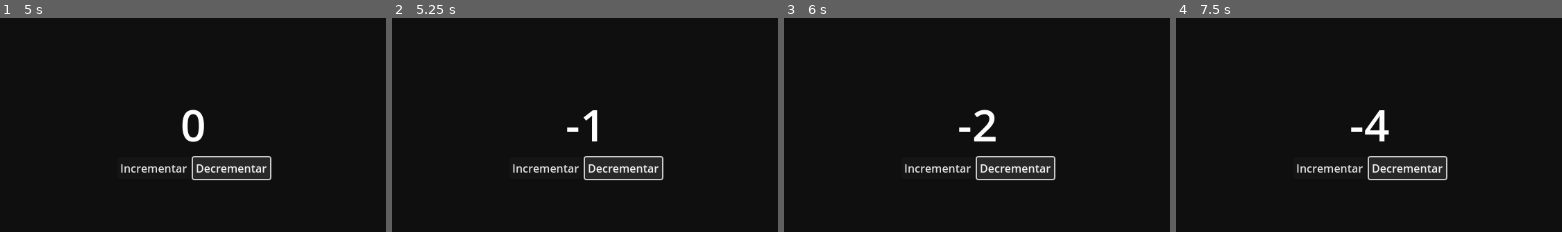
Above: before the commit, frames 1-4 (left to right).
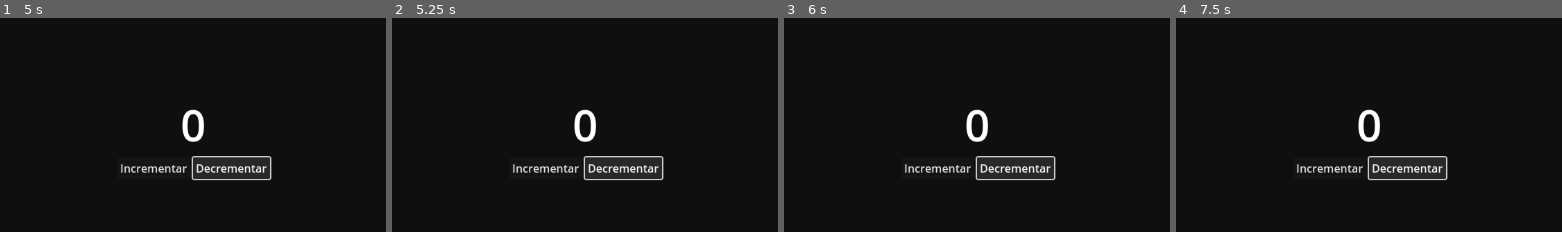
Above: after the commit, the same moments.

Repository: jcmljunior/godot-redux
Game: Godot game, scene res://features/stages/scenes/stage1.tscn
The game is run twice, just before and just after one commit, with the same random seed, the same clock (stepped at 60 frames per second) and the same inputs.
Inputs:
- Up to frame 1 (5 s): click "Incrementar" at 0.5 s; click "Decrementar" at 1.25 s; click "Incrementar" at 2 s; click "Decrementar" at 2.75 s; click "Incrementar" at 3.5 s; click "Decrementar" at 4.25 s
- Up to frame 2 (5.25 s): tap Enter at 5 s
- Up to frame 3 (6 s): tap Space at 5.75 s
- Up to frame 4 (7.5 s): tap Enter at 6.5 s; tap Space at 7.25 s
The pictures show only the part of the screen within x 25-75%, y 25-75%; the shares and areas given below are measured in that part.

Frame 1 is identical in both runs. In frame 2, 0.6% of the frame differs, in the area x 45-54%, y 42-58%; in frame 3, 0.7%; in frame 4, 0.9%, in the area x 45-56%, y 42-58%.

Commit message:
adicionado suporte a injeção de dependências e outros

Diff:
--- a/features/counter/scripts/counter_middlewares.gd
+++ b/features/counter/scripts/counter_middlewares.gd
@@ -10,3 +10,11 @@
 	print("A ação %s foi executada alterando o seu valor de estado de %s para %s." % [ CounterConstants.DECREMENT_COUNTER, current_state, next_state ])
 
 	return true
+
+var block_counter_when_value_equals_zero = func(current_state: int, next_state: int) -> bool:
+	if current_state == 0:
+		print("Uma ou mais ações foram  bloqueadas por um middleware.")
+
+		return false
+
+	return true
--- a/features/counter/scripts/counter_reducer.gd
+++ b/features/counter/scripts/counter_reducer.gd
@@ -55,6 +55,15 @@
 			],
 			"on": Store.ListenerEventMode.ON_LOAD,
 			"dispatch_mode": Store.ListenerDispatchMode.ONE_SHOT,
+		},
+
+		{
+			"method": CounterMiddlewares.block_counter_when_value_equals_zero,
+			"type": [
+				CounterConstants.DECREMENT_COUNTER,
+			],
+			"on": Store.ListenerEventMode.ON_READY,
+			"dispatch_mode": Store.ListenerDispatchMode.PERSIST,
 		}
 	]
 }
--- a/features/stages/scripts/stage1.gd
+++ b/features/stages/scripts/stage1.gd
@@ -3,7 +3,7 @@
 @onready
 var counter_label = $Counter/MarginContainer/TabContainer/Contador/VBoxContainer/CounterLabel
 
-var store = Store.defaults
+var store = Store.get_instance()
 
 
 func _ready():
--- a/features/store/scripts/store.gd
+++ b/features/store/scripts/store.gd
@@ -11,13 +11,19 @@
 }
 
 
-var defaults = func() -> Dictionary:
+var defaults = func(storage: Dictionary) -> Dictionary:
 	var state: Dictionary = {}
 	var store: Dictionary = {}
 	var response: Callable
 	var changed_state: Array = []
 
+	# Construtor.
+	# Necessário para injeção de dependencias.
+	if "state" in storage: state = storage.get("state")
+	if "store" in storage: store = storage.get("store")
+
 	return {
+		"changed_state": store,
 
 		# A função "register" define em escala global, o acesso as definições dos redutores.
 		"register": func(config: Dictionary) -> void:
@@ -74,6 +80,7 @@
 					if str(current_state) == str(next_state):
 						continue
 
+
 					match action.get("type"):
 
 						# Lida com o estado do tipo dicionário.
@@ -105,17 +112,23 @@
 							response = func(): state[key] = next_state
 
 					# ListenerOnLoadEventHandler
-					defaults.get("handle_listener_list").call(key, action, ListenerEventMode.ON_LOAD, changed_state)
+					if not get_instance({
+						"store": store,
+						"state": state,
+					}).get("handle_listener_list").call(key, action, ListenerEventMode.ON_LOAD, changed_state):
+						return
 
 					# Executa a mudança de estado.
 					response.call()
 
 					#ListenerOnReadyEventHandler
-					defaults.get("handle_listener_list").call(key, action, ListenerEventMode.ON_READY, changed_state)
+					if not get_instance({
+						"store": store,
+						"state": state,
+					}).get("handle_listener_list").call(key, action, ListenerEventMode.ON_READY, changed_state):
+						return,
 
-			pass,
-
-			"handle_listener_list": func(key: String, action: Dictionary, on: int, changed_state: Array):
+			"handle_listener_list": func(key: String, action: Dictionary, on: int, changed_state: Array) -> bool:
 				if store.get(key).get("listeners").size():
 
 						# Percorre a lista de métodos observaveis.
@@ -129,14 +142,18 @@
 
 							# Bloqueia a execução da ação se houver resposta negativa.
 							if not listener.get("method").callv(changed_state):
-								return
+								return false
 
 							# ListenerDispatchMode
 							if listener.get("dispatch_mode") == ListenerDispatchMode.ONE_SHOT:
 								store.get(key).get("listeners").remove_at(index)
-				pass,
+
+				return true,
 
 			"add_listener": func(name: String, type: Array, method: Callable, on: ListenerEventMode = ListenerEventMode.ON_LOAD, dispatch_mode: ListenerDispatchMode = ListenerDispatchMode.PERSIST):
+				if not name in store:
+					return
+
 				store.get(name).get("listeners").append({
 					"type": type,
 					"method": Callable(method),
@@ -152,5 +169,5 @@
 					store.get(name).get("listeners").remove_at(index),
 	}
 
-func _init():
-	defaults = defaults.call()
+func get_instance(storage: Dictionary = {}):
+	return defaults.call(storage)
